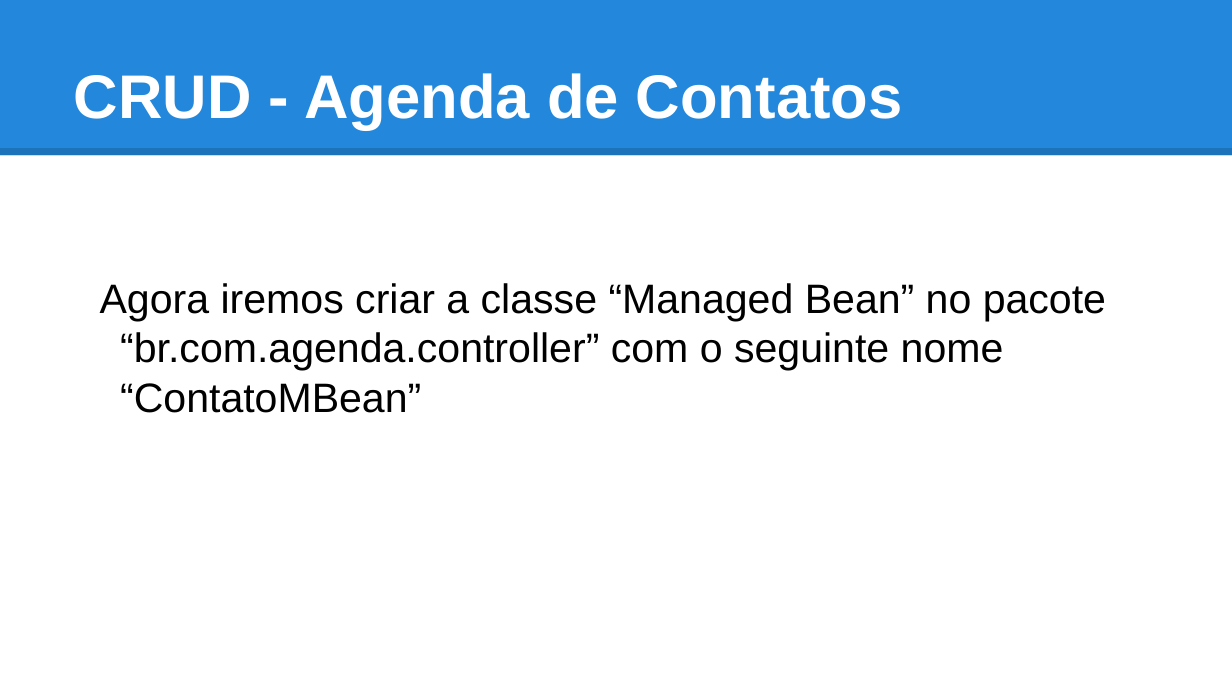
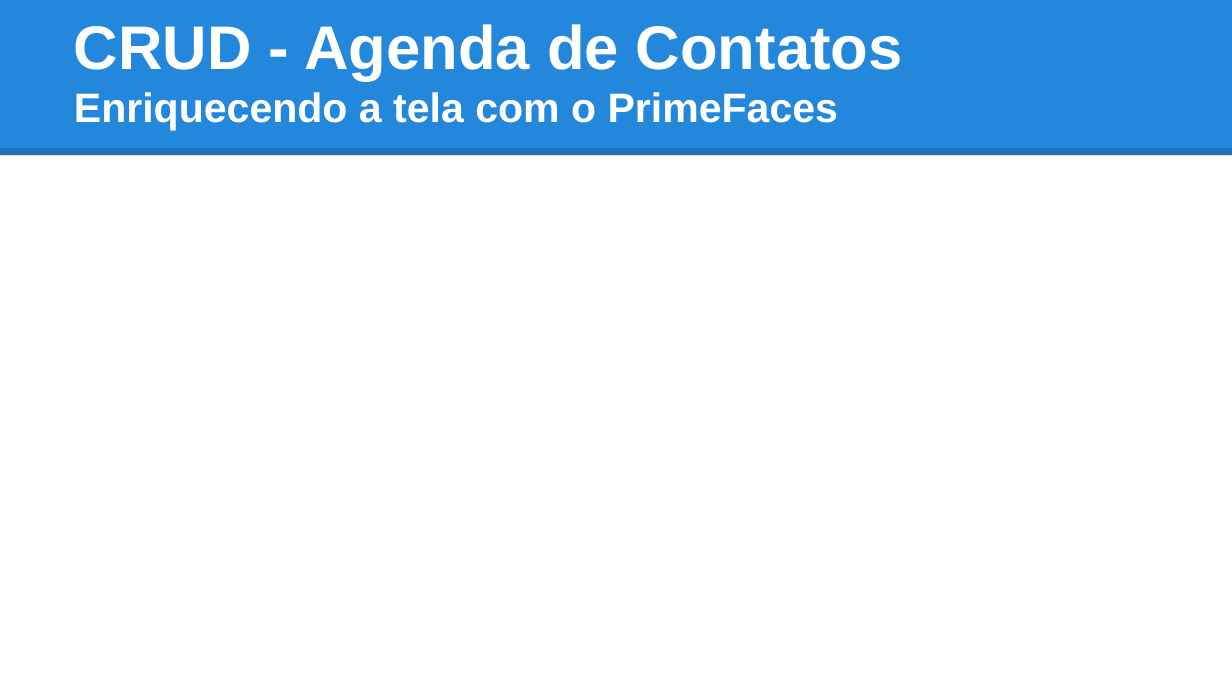
Before and after one commit to tiagogoncalves/jsf_workshop, a slide deck: slide 56 of apresentacao/slide_jsf_prime_faces.pptx (slide 35 before the commit). Drawn at 1232x693 pixels with LibreOffice and Linux fonts; fonts in the diff are those of the drawing. Boxes give left, top, right and bottom in pixels: in the first picture for what was removed or moved away, otherwise in the second. Text is boxed around its words. In the diff, an @@ line names an element or a change of style, - is before the commit and + after.

```diff
--- a/apresentacao/slide_jsf_prime_faces.pptx
+++ b/apresentacao/slide_jsf_prime_faces.pptx
@@ title at (74, 24, 903, 131): text changed; size 36 to 24 pt @@
-CRUD - Agenda de Contatos
+CRUD - Agenda de Contatos
+Enriquecendo a tela com o PrimeFaces
@@ text removed at (100, 283, 1106, 413) @@
-Agora iremos criar a classe “Managed Bean” no pacote “br.com.agenda.controller” com o seguinte nome “ContatoMBean”
```
Also in this commit, not shown: 21 other slides changed, 6 slides added, 1 slide removed, 2 other files.
